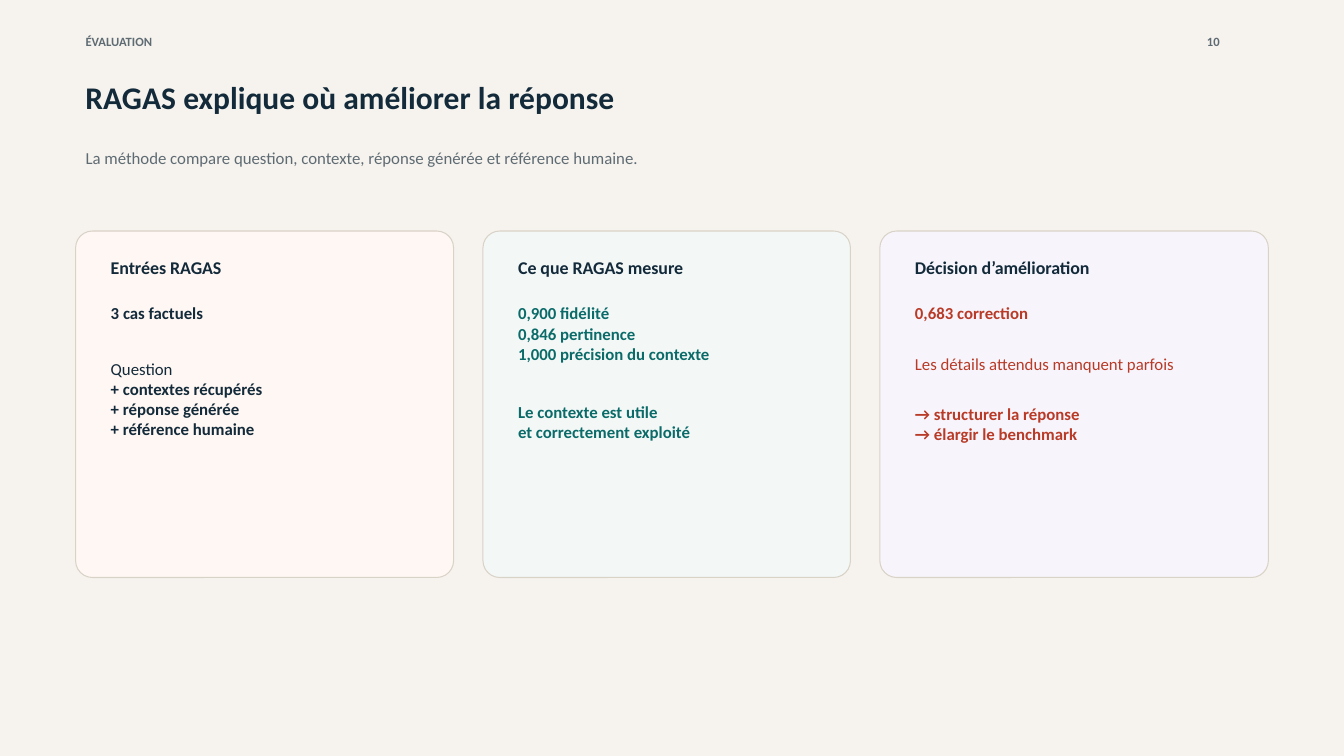
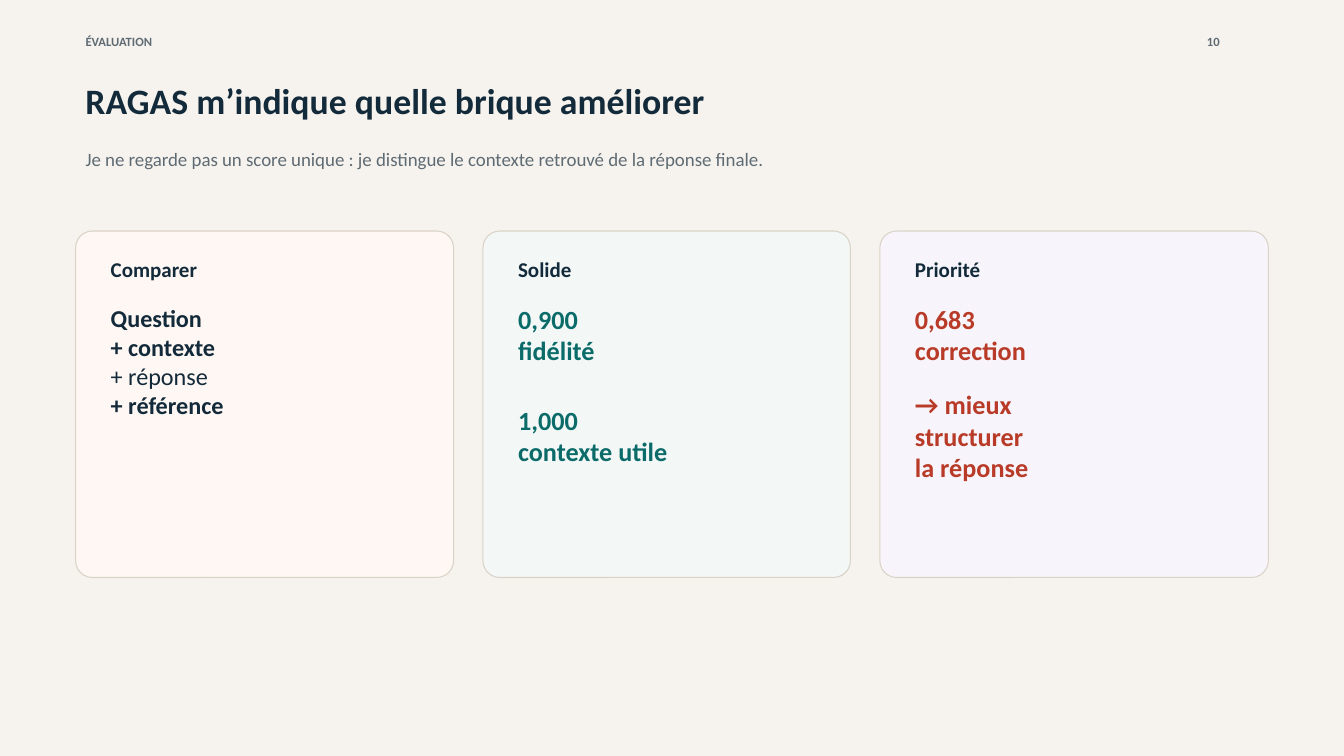
Before and after one commit to hgbe-GH/Projet7, a slide deck: slide 10 of outputs/openagenda-rag-soutenance.pptx. Drawn at 1344x756 pixels with LibreOffice and Linux fonts; fonts in the diff are those of the drawing. Boxes give left, top, right and bottom in pixels: in the first picture for what was removed or moved away, otherwise in the second. Text is boxed around its words. In the diff, an @@ line names an element or a change of style, - is before the commit and + after.

```diff
--- a/outputs/openagenda-rag-soutenance.pptx
+++ b/outputs/openagenda-rag-soutenance.pptx
@@ text at bbox=[85, 88, 704, 120]: text changed; size 22.5 to 25.5 pt @@
-RAGAS explique où améliorer la réponse
+RAGAS m’indique quelle brique améliorer
@@ text at bbox=[86, 153, 763, 169]: text changed; size 12 to 13.5 pt @@
-La méthode compare question, contexte, réponse générée et référence humaine.
+Je ne regarde pas un score unique : je distingue le contexte retrouvé de la réponse finale.
@@ text at bbox=[111, 263, 197, 281]: text changed; size 12.8 to 15 pt @@
-Entrées RAGAS
+Comparer
@@ text at bbox=[518, 262, 571, 277]: text changed; size 12.8 to 15 pt @@
-Ce que RAGAS mesure
+Solide
@@ text at bbox=[915, 262, 980, 277]: text changed; size 12.8 to 15 pt @@
-Décision d’amélioration
+Priorité
@@ text at bbox=[111, 307, 203, 319]: paragraph removed @@
-3 cas factuels
@@ text at bbox=[111, 310, 202, 330]: size 12 to 17.2 pt, bold on in "Question" @@
@@ text at bbox=[518, 312, 667, 461]: text changed; size 12 to 18.8 pt @@
-0,900 fidélité
-0,846 pertinence
-1,000 précision du contexte
-Le contexte est utile
-et correctement exploité
+0,900
+fidélité
+1,000
+contexte utile
@@ text at bbox=[915, 311, 1028, 481]: text changed; size 12 to 18.8 pt @@
-0,683 correction
-Les détails attendus manquent parfois
-→ structurer la réponse
-→ élargir le benchmark
+0,683
+correction
+→ mieux
+structurer
+la réponse
@@ text at bbox=[128, 340, 223, 414]: text changed; size 12 to 17.2 pt @@
-+ contextes récupérés
-+ réponse générée
-+ référence humaine
++ contexte
++ réponse
++ référence
```
Also in this commit, not shown: 11 other slides changed, 1 other file.
